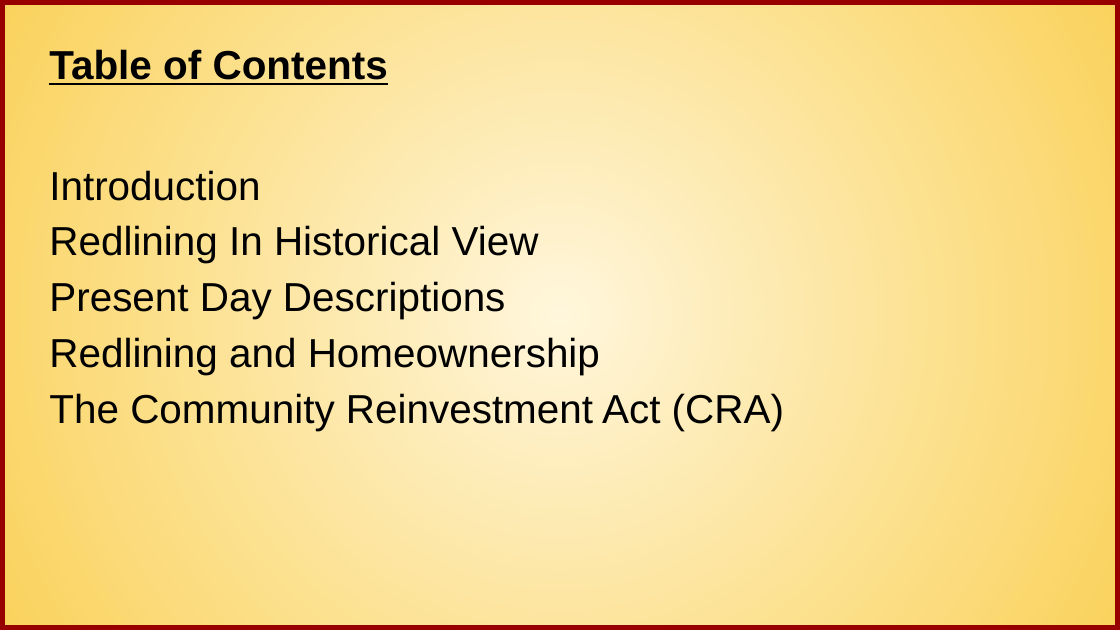
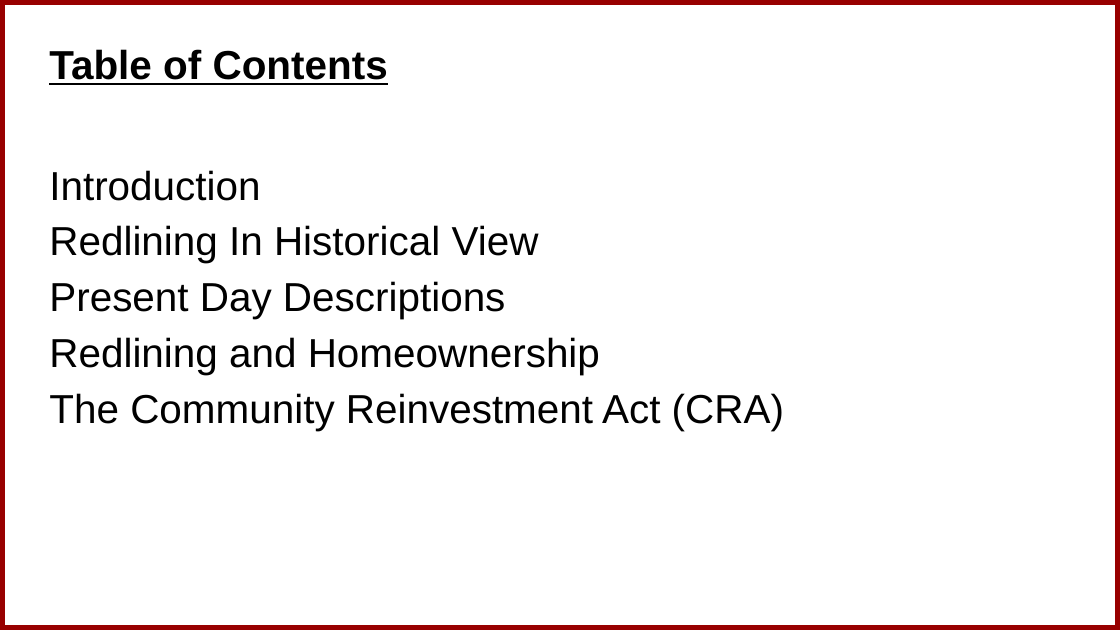
Before and after one commit to pmannino5/LA_Redlining_CRA, a slide deck: slide 2 of The Effects of Redlining Presentation.pptx. Drawn at 1120x630 pixels with LibreOffice and Linux fonts; fonts in the diff are those of the drawing. Boxes give left, top, right and bottom in pixels: in the first picture for what was removed or moved away, otherwise in the second. Text is boxed around its words. In the diff, an @@ line names an element or a change of style, - is before the commit and + after.

```diff
--- a/The Effects of Redlining Presentation.pptx
+++ b/The Effects of Redlining Presentation.pptx
@@ background gradient #FFF6DB to #FAD25C to #FFFFFF @@
```
Also in this commit, not shown: 15 other slides changed.
